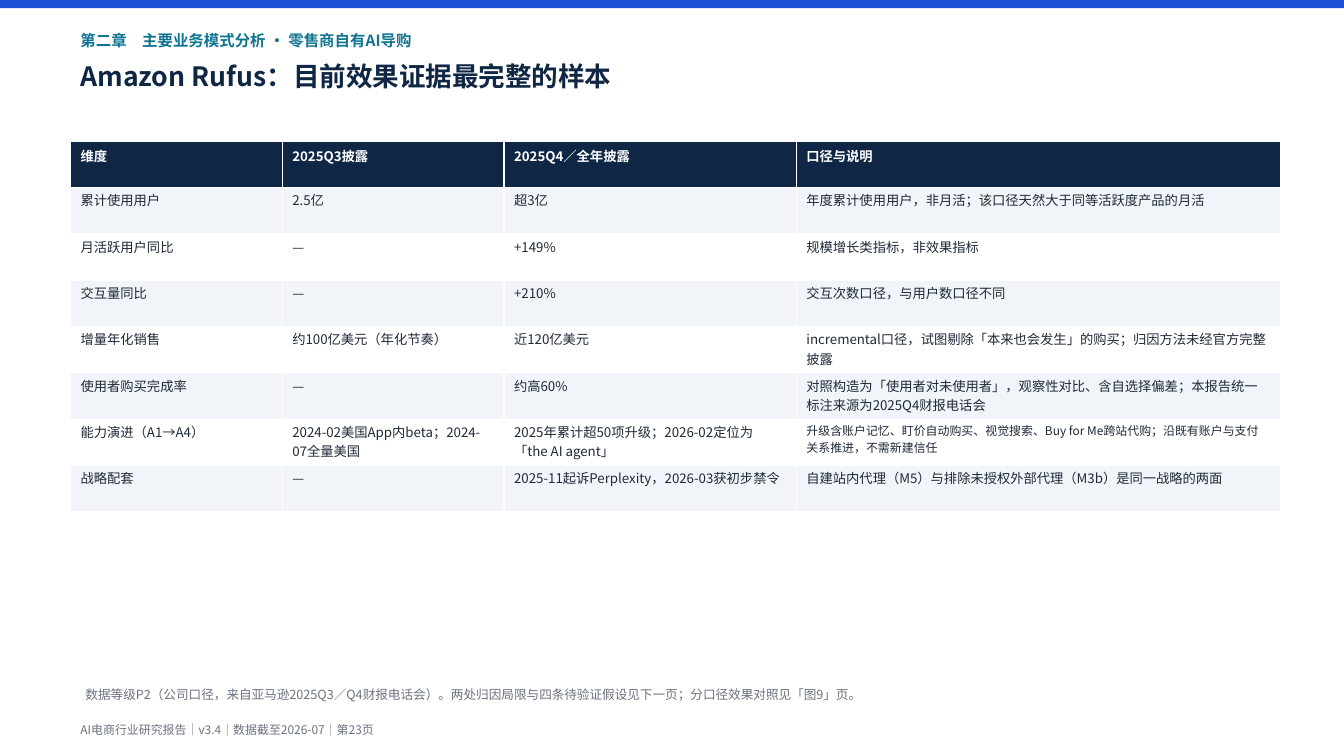
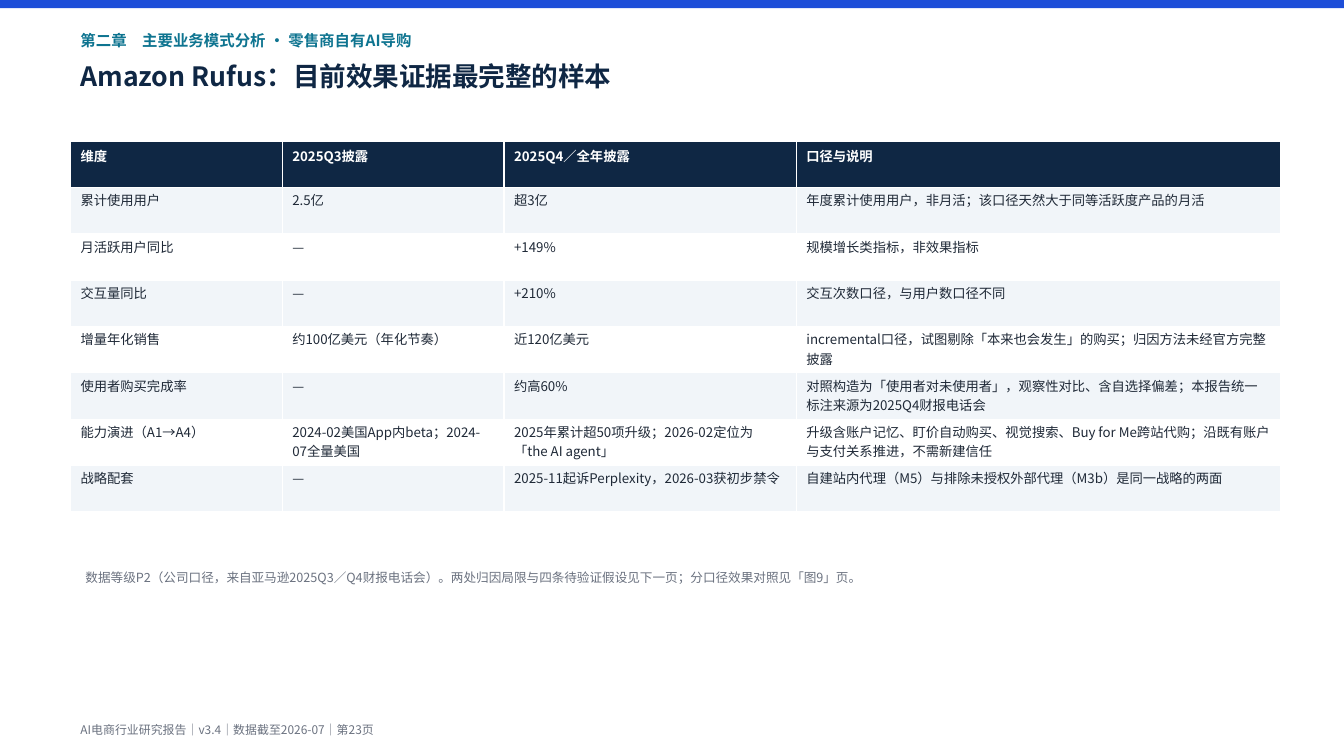
Before and after one commit to breeze2623-create/Aicommerce, a slide deck: slide 23 of report/AI电商行业研究报告.pptx. Drawn at 1344x756 pixels with LibreOffice and Linux fonts; fonts in the diff are those of the drawing. Boxes give left, top, right and bottom in pixels: in the first picture for what was removed or moved away, otherwise in the second. Text is boxed around its words. In the diff, an @@ line names an element or a change of style, - is before the commit and + after.

```diff
--- a/report/AI电商行业研究报告.pptx
+++ b/report/AI电商行业研究报告.pptx
@@ table at (x1=71, y1=141, x2=1280, y2=512) @@
@@ size 8.5 to 9.5 pt in "升级含账户记忆、盯价自动购买、视觉搜索、Buy for Me跨站代购；沿既有账户与支付关系推进，不需新建信任" @@
@@ text "数据等级P2（公司口径，来自亚马逊2025Q3／Q4财报电话会）。两处归因局限与四条待验证假设见下一页；分口径效果对照见 ..." moved from (x1=85, y1=688, x2=861, y2=702) to (x1=85, y1=571, x2=861, y2=585) @@
```
Also in this commit, not shown: 16 other slides changed, 7 other files.
